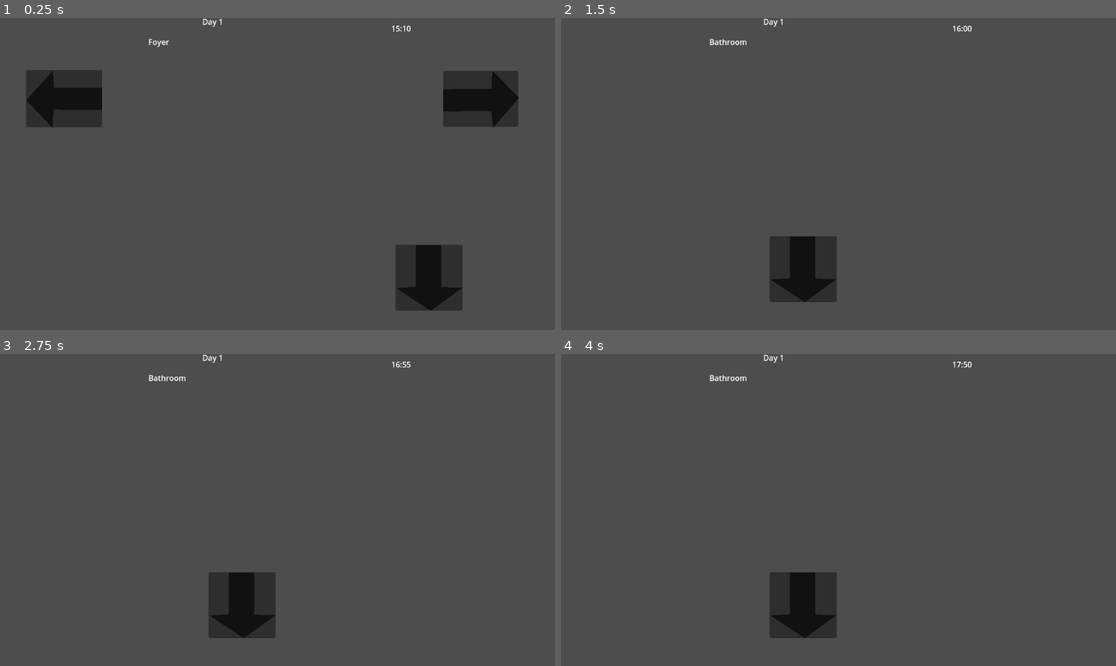
Above: before the commit, frames 1-4 (two rows, left to right).
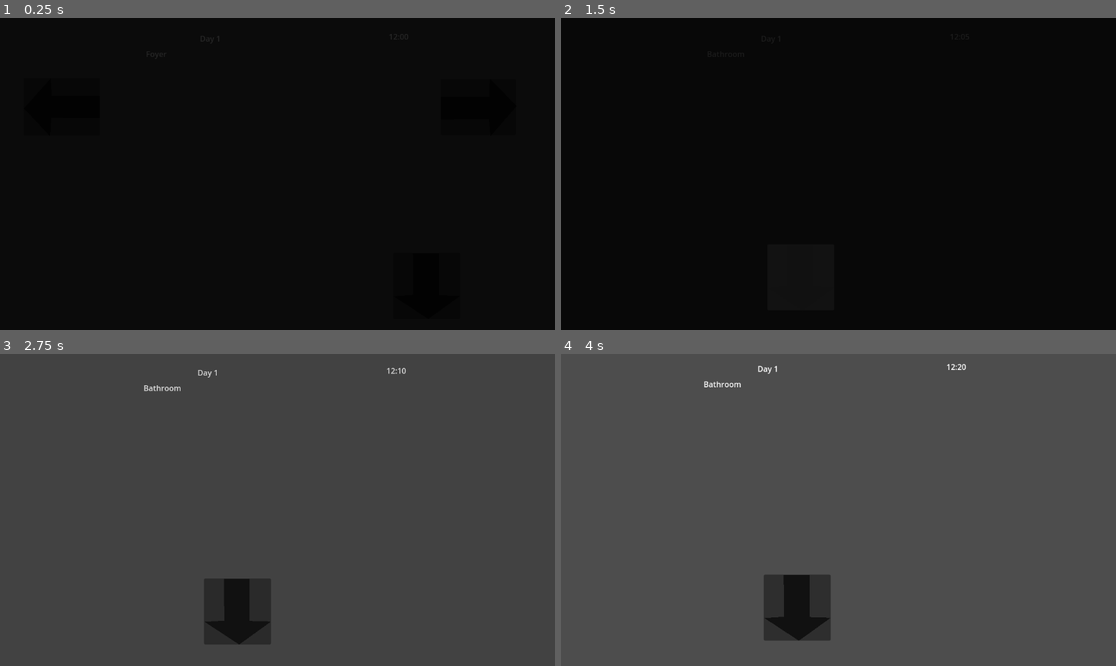
Above: after the commit, the same moments.

Repository: OblivionGoose/ela-project
Game: Godot game, scene res://scenes/game_controller.tscn
Same seed, same stepped clock (60 frames per second), same inputs: the game is played once before the commit and once after it. This scene is started directly instead of the project's main scene.
Inputs (mouse positions are in pixels of both pictures, inside the frame that each line leads up to; where the layout moved, square brackets give the same spot in the first picture):
- Up to frame 1 (0.25 s): no input
- Up to frame 2 (1.5 s): click (988, 286) [988, 276] at 0.5 s; click (644, 158) [649, 152] at 1.25 s
- Up to frame 3 (2.75 s): tap Enter (ui_accept) at 2, 2.1, 2.27, 2.57 s; hold Right (ui_right) from 2.03 s (still down)
- Up to frame 4 (4 s): tap Enter (ui_accept) at 2.85, 3.02, 3.32, 3.5, 3.6 s; release Right (ui_right) at 3.53 s; hold Left (ui_left) from 3.53 s (still down)

The runs differ from the first frame. In frame 1, 97% of the frame differs, in the area x 0-100%, y 0-100%; in frame 2, 99%; in frame 3, 1.2%; in frame 4, 1.3%.

Commit message:
tried adding a black fade in and fade out system
the fade out works for now, but I will need to still update the fade in across the script later

Diff:
--- a/scenes/Room Scenes/foyer_room.tscn
+++ b/scenes/Room Scenes/foyer_room.tscn
@@ -45,3 +45,13 @@
 color = Color(0.07, 0.07, 0.07, 1)
 polygon = PackedVector2Array(18.616074, 38.93147, -16.573723, -2.9096375, -17.446943, 25.094603, -81.44629, 25.384361, -81.29235, 59.38401, -17.795267, 58.59652, -15.677573, 84.587204, 18.616074, 38.93147)
 uv = PackedVector2Array(-22.25, 83.75, 24.25, 59.25, -4.75, 55.75, -6.75, -15.25, -42.25, -16.25, -41.75, 46.25, -67.75, 52.75, -29.25, 83.75)
+
+[node name="Timer" type="Timer" parent="."]
+
+[node name="BlackTransition" type="Polygon2D" parent="."]
+modulate = Color(1, 1, 1, 0)
+position = Vector2(654.30646, 78.781876)
+scale = Vector2(4.1762457, 4.484693)
+color = Color(0, 0, 0, 1)
+polygon = PackedVector2Array(-206, -36.75, 183.5, -38.75, 185.5, 155.75, -202.5, 157.25)
+uv = PackedVector2Array(-206, -36.75, 183.5, -38.75, 185.5, 155.75, -202.5, 157.25)
--- a/scenes/game_controller.tscn
+++ b/scenes/game_controller.tscn
@@ -15,12 +15,11 @@
 
 [node name="RichTextLabel" type="RichTextLabel" parent="World2D"]
 offset_left = 304.0
-offset_top = 40.0
+offset_top = 48.0
 offset_right = 754.0
-offset_bottom = 280.0
+offset_bottom = 288.0
 
 [node name="Timer" type="Timer" parent="World2D"]
-wait_time = 0.1
 
 [node name="RichTextLabel2" type="RichTextLabel" parent="World2D"]
 offset_left = 808.0
@@ -30,12 +29,20 @@
 
 [node name="RichTextLabel3" type="RichTextLabel" parent="World2D"]
 offset_left = 416.0
-offset_top = -2.0
+offset_top = 16.0
 offset_right = 638.0
-offset_bottom = 64.0
+offset_bottom = 82.0
 
 [node name="Camera2D" type="Camera2D" parent="World2D"]
-position = Vector2(572, 326)
+position = Vector2(576, 309)
+
+[node name="BlackTransition" type="Polygon2D" parent="World2D"]
+modulate = Color(1, 1, 1, 0)
+position = Vector2(654.30646, 78.781876)
+scale = Vector2(4.1762457, 4.484693)
+color = Color(0, 0, 0, 1)
+polygon = PackedVector2Array(-206, -36.75, 183.5, -38.75, 185.5, 155.75, -202.5, 157.25)
+uv = PackedVector2Array(-206, -36.75, 183.5, -38.75, 185.5, 155.75, -202.5, 157.25)
 
 [node name="GUI" type="Control" parent="."]
 layout_mode = 3
--- a/scripts/World2d.gd
+++ b/scripts/World2d.gd
@@ -1,7 +1,13 @@
 extends Node2D
 
 var minute: int = -5
-var hour: int = 15
+var hour: int = 12
+var Camera_x: float = 0
+var Camera_y: float = 0
+var x = 0
+var y = 0
+var opacity: float = 0
+var is_fade_out: bool = false
 
 # Called when the node enters the scene tree for the first time.
 func _ready():
@@ -74,19 +80,43 @@
 	dayButton.pressed.connect(unpause_clock) # unpause and remove button on pressed
 	dayButton.pressed.connect(dayButton.queue_free)
 
-func unpause_clock():
+func unpause_clock(): #what do you think
 	var clock = $Timer
 	clock.set_paused(false)
-
 
 # Called when script detects a scene change
 func _scene_change():
 	var text_edit = $RichTextLabel
 	text_edit.clear()
 	text_edit.add_text(globals.scene_room)
+	opacity = 1
+	is_fade_out = true
+
+func _fade():
+	var black_screen = $BlackTransition
+	black_screen.modulate = Color(1,1,1,opacity)
 
 # Called every frame. 'delta' is the elapsed time since the previous frame.
 func _process(delta: float) -> void:
+# Check for a room change and call _scene_change()
 	if globals.new_room != globals.scene_room:
 		globals.scene_room = globals.new_room
 		_scene_change()
+		Camera_x = 0
+		Camera_y = 0
+		x = 0
+		y = 0
+
+	if is_fade_out:
+		if opacity == 0:
+			is_fade_out = false
+		else:
+			opacity -= .01
+			_fade()
+# Processes idle Camera movement.
+	var Camera = $Camera2D
+	x += delta/2
+	y += delta/2
+	Camera_x += cos(x) / 14.19
+	Camera_y += sin(y) / 8
+	Camera.set_offset(Vector2(Camera_x, Camera_y))
--- a/scripts/room scripts/foyer_room.gd
+++ b/scripts/room scripts/foyer_room.gd
@@ -1,5 +1,6 @@
 extends Node2D
 
+var fade: bool = false
 
 # Called when the node enters the scene tree for the first time.
 func _ready():
@@ -19,9 +20,17 @@
 	globals.new_room = "Study"
 
 func _button_pressed3():
+	get_parent().is_fade_in = true
+	var timer = $Timer
+	timer.start()
+	timer.timeout.connect(move_scene3)
+func move_scene3():
 	globals.game_controller.change_2d_scene("res://scenes/Room Scenes/living_room.tscn")
 	globals.new_room = "Living"
 
+
 # Called every frame. 'delta' is the elapsed time since the previous frame.
 func _process(delta: float) -> void:
-	pass
+	var black_screen = $BlackTransition
+	if fade:
+		pass
--- a/scripts/scripts.gd
+++ b/scripts/scripts.gd
@@ -18,7 +18,6 @@
 		velocity.y = JUMP_VELOCITY
 		audio.play()
 		audio2.play()
-		audio3.play()
 
 	# Get the input direction and handle the movement/deceleration.
 	# As good practice, you should replace UI actions with custom gameplay actions.
